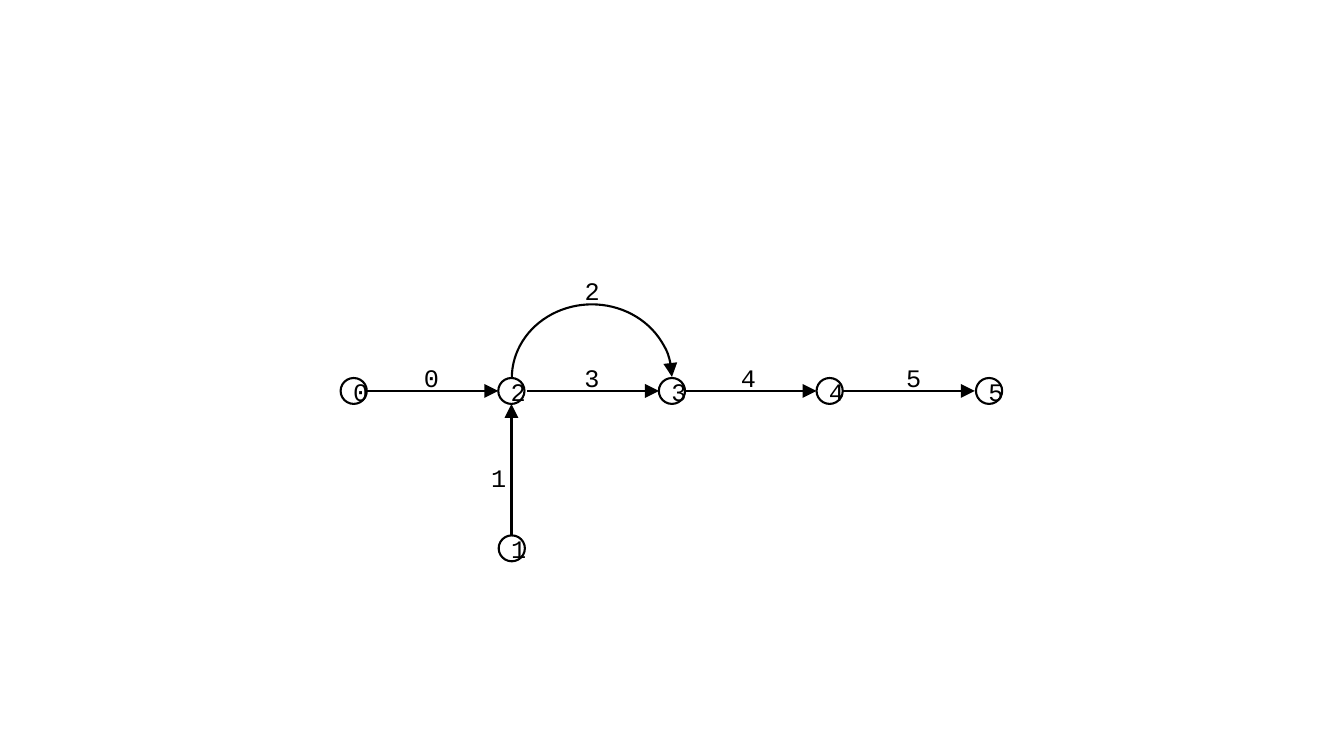
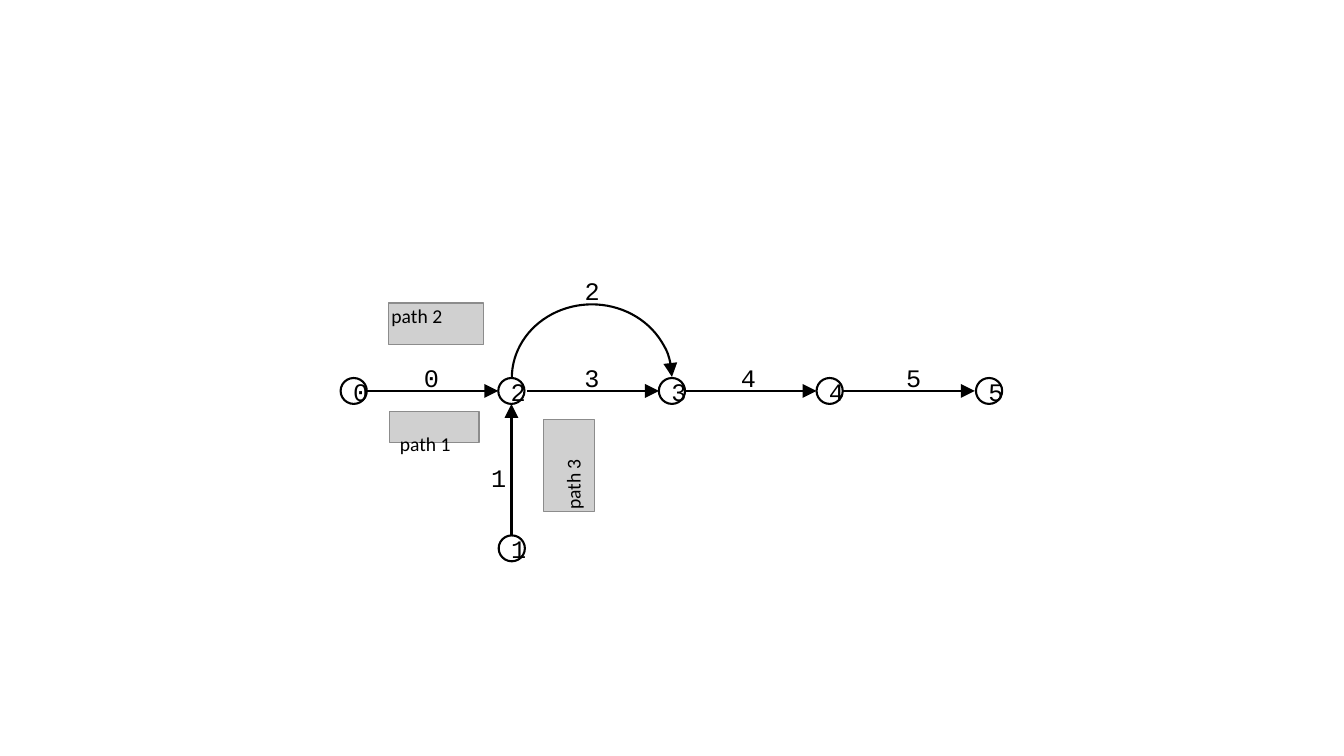
Before and after one commit to ggomes/TA-solver-paper, a slide deck: slide 1 of figs/figs.pptx. Drawn at 1344x756 pixels with LibreOffice and Linux fonts; fonts in the diff are those of the drawing; grey boxes stand for pictures. Boxes give left, top, right and bottom in pixels: in the first picture for what was removed or moved away, otherwise in the second. Text is boxed around its words. In the diff, an @@ line names an element or a change of style, - is before the commit and + after.

```diff
--- a/figs/figs.pptx
+++ b/figs/figs.pptx
@@ group added at [389,303,594,511]: 3 pictures, 3 texts @@
+path 2
+path 3
+path 1
```
Also in this commit, not shown: 12 other files.
